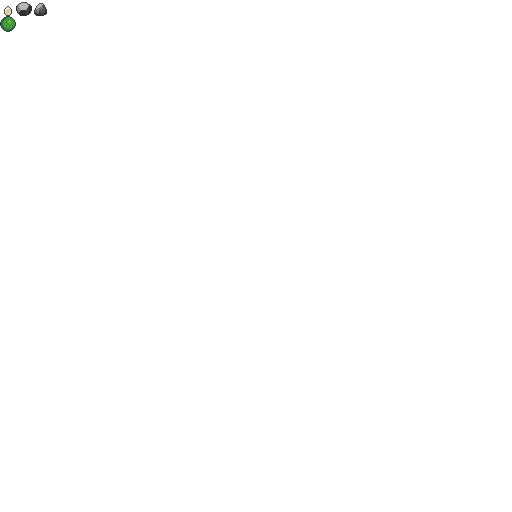
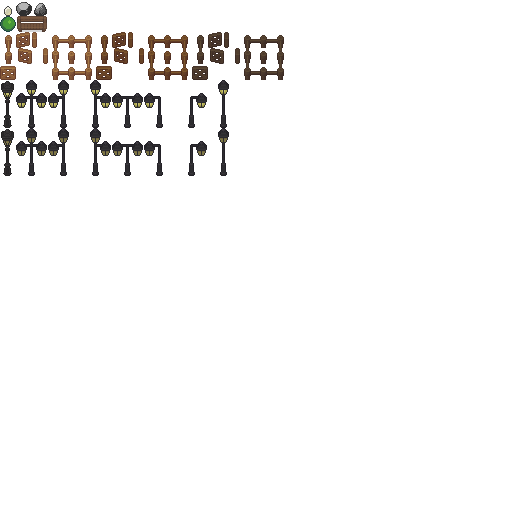
Layers edited between the first and the second w=512, h=512 image:
painted on "objects" over [0, 16, 284, 176]
